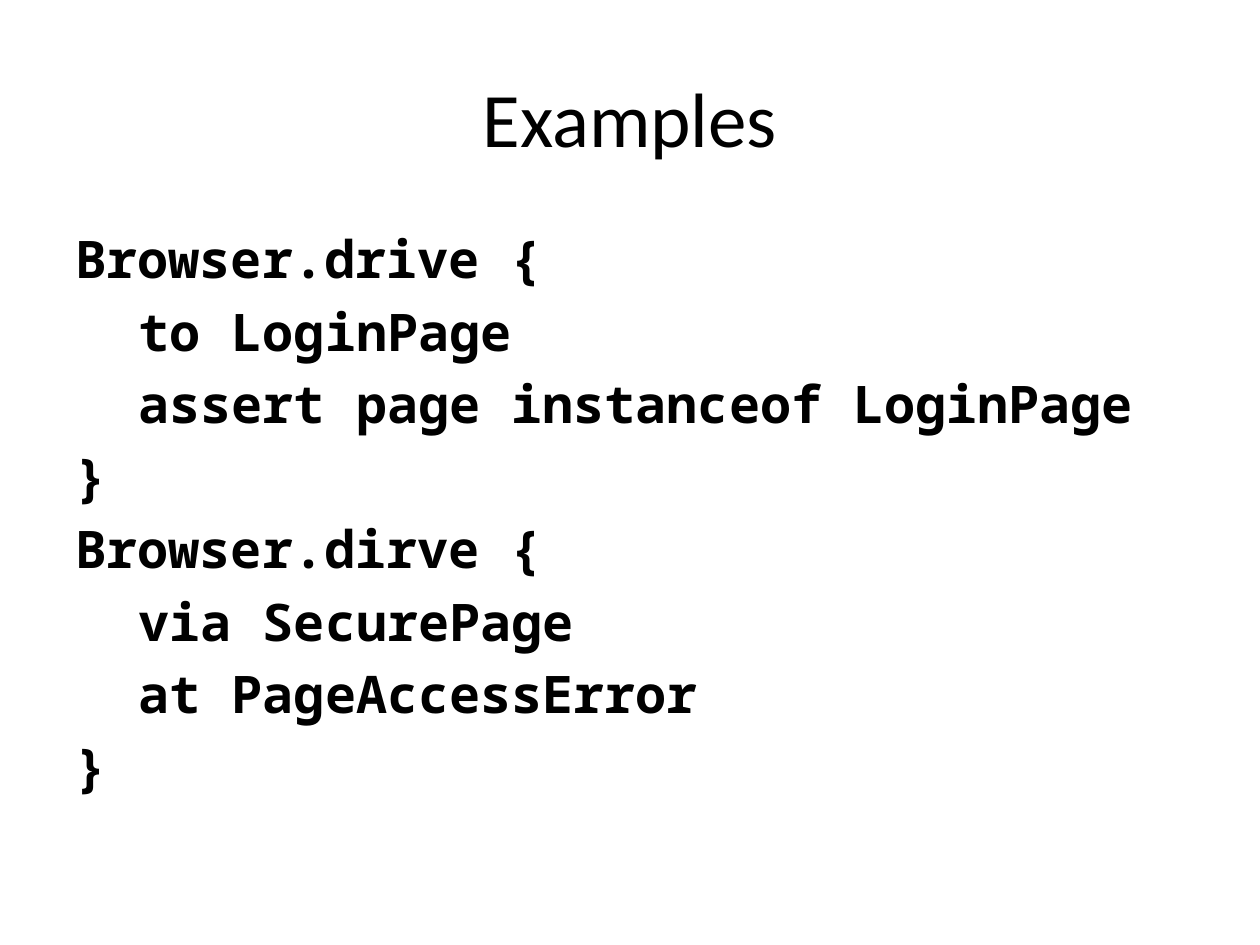
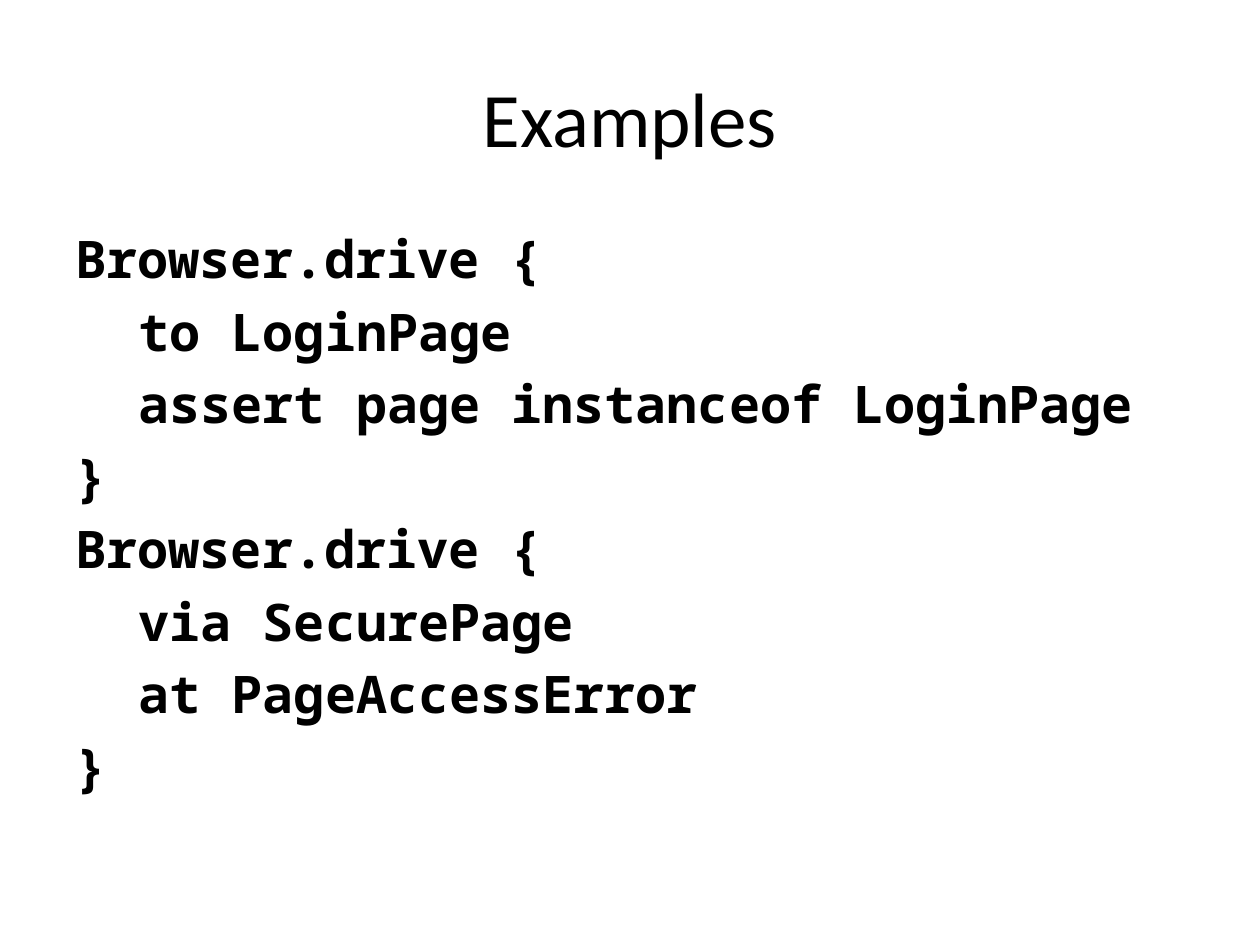
Before and after one commit to RichardAlexanderGreen/example-geb, a slide deck: slide 17 of GebTalk.pptx. Drawn at 1260x945 pixels with LibreOffice and Linux fonts; fonts in the diff are those of the drawing. Boxes give left, top, right and bottom in pixels: in the first picture for what was removed or moved away, otherwise in the second. Text is boxed around its words. In the diff, an @@ line names an element or a change of style, - is before the commit and + after.

```diff
--- a/GebTalk.pptx
+++ b/GebTalk.pptx
@@ text at (76, 527, 480, 569): text changed @@
-Browser.dirve {
+Browser.drive {
```
Also in this commit, not shown: 15 other slides changed, 3 slides added, 1 slide removed.
